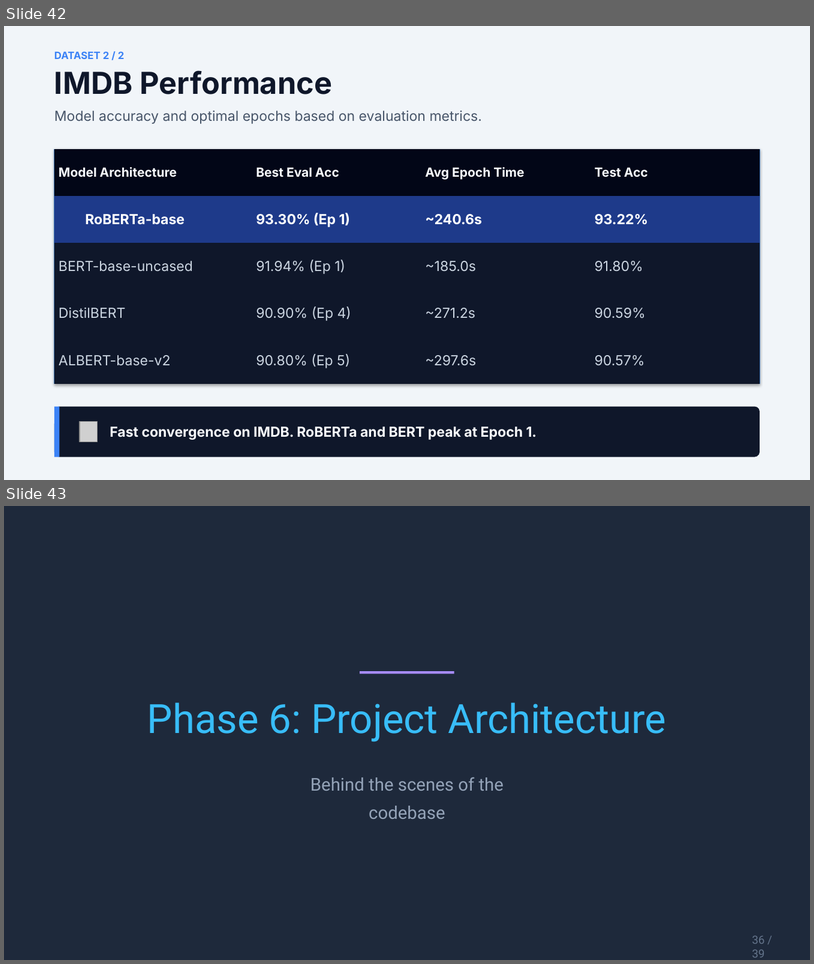
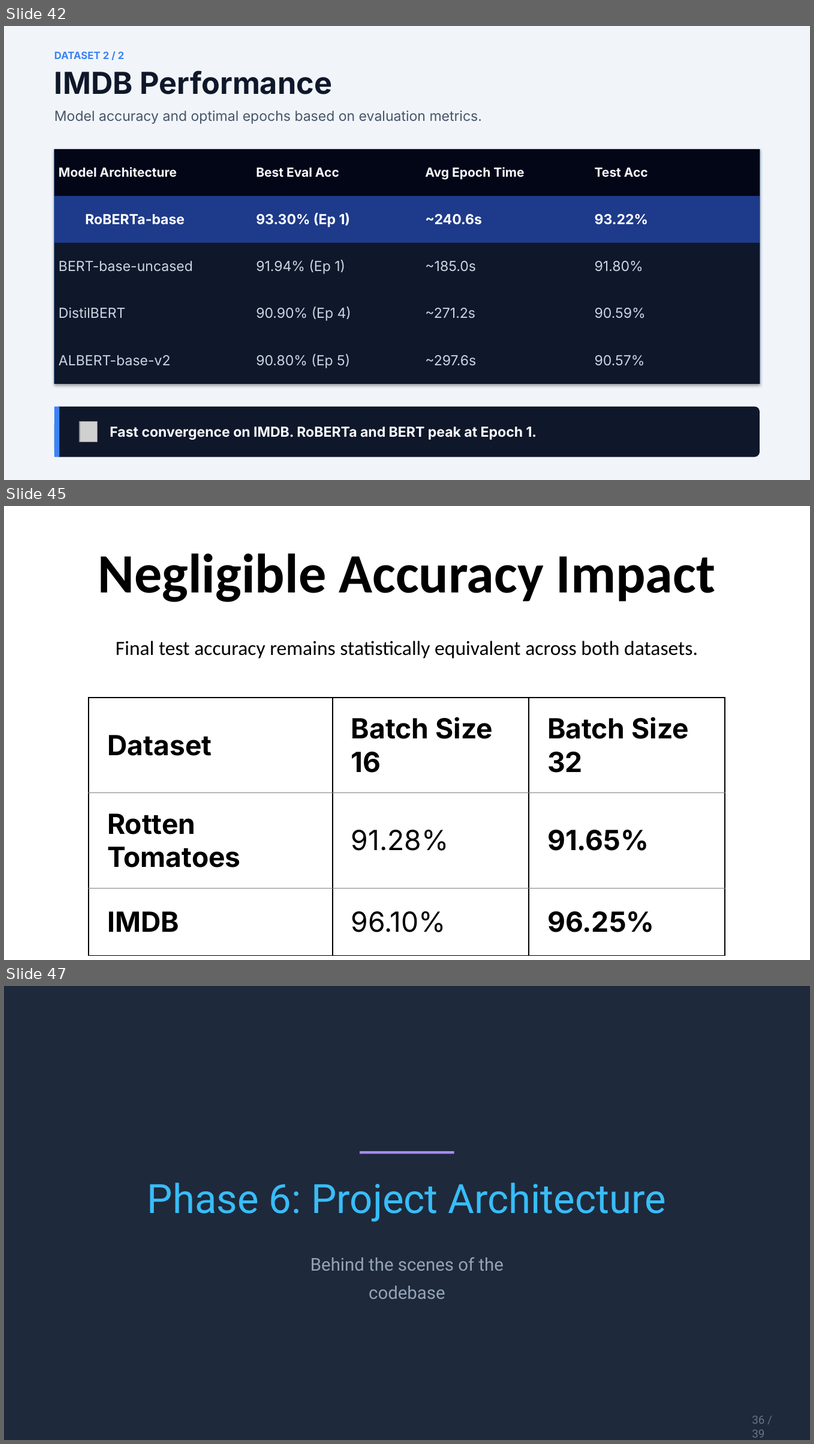
Before and after one commit to or358/wizman_project_Review-Classifier, a slide deck: presentetion.pptx. Shown one above the other, each under a label of ours: slides 42 and 43 before the commit, slides 42, 45 and 47 after it; the slides between them are not shown. The pictures are 814x964 and 814x1444 pixels, drawn with LibreOffice and Linux fonts; fonts in the diff are those of the drawing; grey boxes stand for pictures. Boxes give left, top, right and bottom in pixels: in the first picture for what was removed or moved away, otherwise in the second. Text is boxed around its words. In the diff, an @@ line names an element or a change of style, - is before the commit and + after.

```diff
--- a/presentetion.pptx
+++ b/presentetion.pptx
@@ slide 45 added at (4,506,810,960), background #FFFFFF @@
@@ text added at (98,553,716,602), 66 pt, text #000000, bold @@
+Negligible Accuracy Impact
@@ text added at (116,640,698,658), 24 pt, text #000000 @@
+Final test accuracy remains statistically equivalent across both datasets.
@@ table added at (89,698,726,934), 3 rows, 3 columns @@
+Dataset | Batch Size 16 | Batch Size 32
+Rotten Tomatoes | 91.28% | 91.65%
+IMDB | 96.10% | 96.25%
@@ what was slide 43 is now slide 47 @@
```
Also in this commit, not shown: 3 other slides added, 2 other files.
